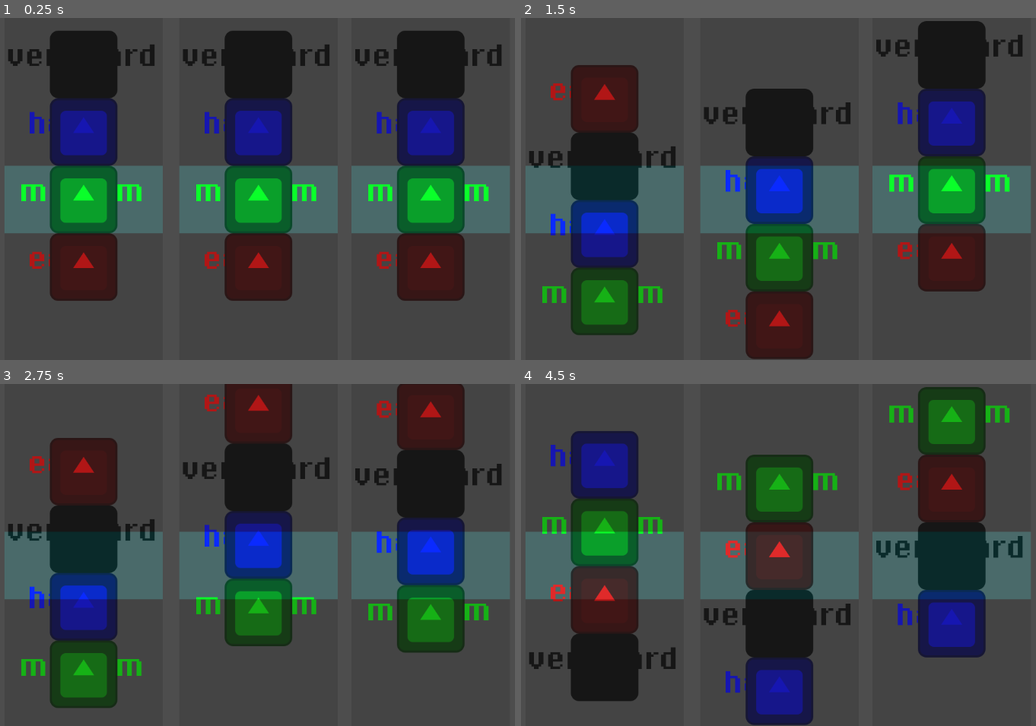
Above: before the commit, frames 1-4 (two rows, left to right).
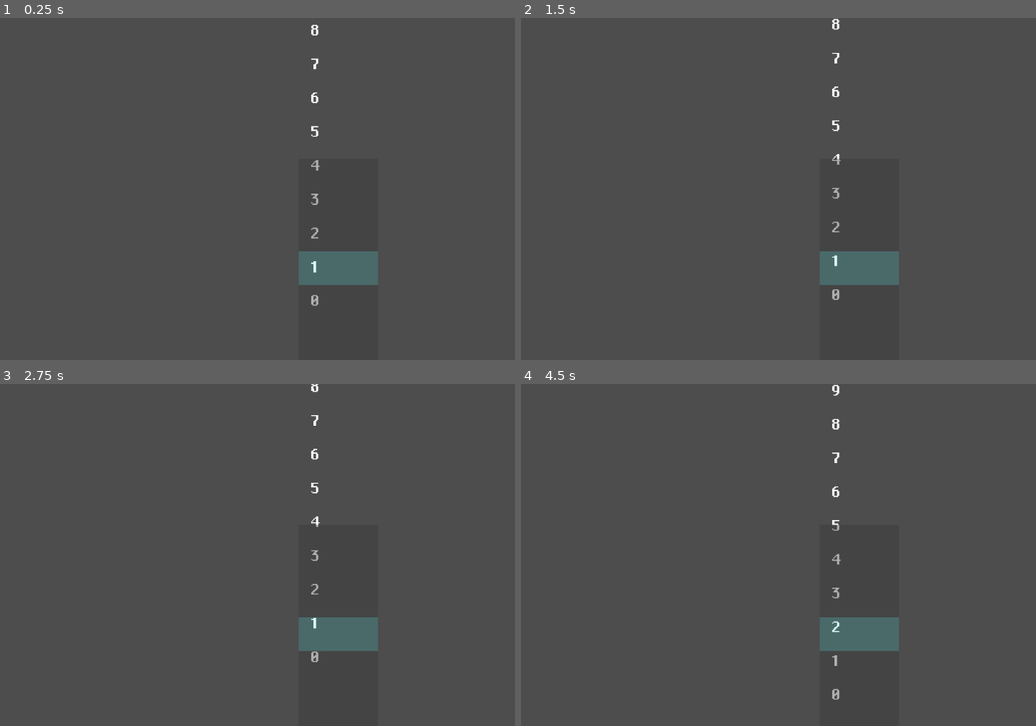
Above: after the commit, the same moments.

Repository: luiz734/slotgame
Game: Godot game, scene res://main.tscn
The game is run twice, just before and just after one commit, with the same random seed, the same clock (stepped at 60 frames per second) and the same inputs. The engine's default icon, where the game draws it, is replaced by a stand-in: a white triangle on a blue panel in a dark square.
Inputs:
- Up to frame 1 (0.25 s): no input
- Up to frame 2 (1.5 s): tap Enter at 0.5 s; tap Space (run) at 0.6, 1.35 s
- Up to frame 3 (2.75 s): tap Space (run) at 2.1 s
- Up to frame 4 (4.5 s): tap Space (run) at 2.85, 3.6, 4.35 s

The runs differ from the first frame. In frame 1, 45% of the frame differs, in the area x 0-99%, y 2-85%; in frame 2, 45%, in the area x 0-99%, y 0-100%; in frame 3, 45%; in frame 4, 45%.

Commit message:
Add wheel shuffle

Diff:
--- a/main.tscn
+++ b/main.tscn
@@ -6,4 +6,5 @@
 position = Vector2(16, 0)
 
 [node name="SlotMachine" parent="." instance=ExtResource("1_lyo8y")]
-position = Vector2(579, 344)
+position = Vector2(566, 474)
+scale = Vector2(0.5, 0.5)
--- a/slot_machine.tscn
+++ b/slot_machine.tscn
@@ -7,10 +7,5 @@
 script = ExtResource("1_jvnfs")
 
 [node name="Wheel" parent="." instance=ExtResource("1_ynmft")]
-position = Vector2(-333, 0)
-
-[node name="Wheel2" parent="." instance=ExtResource("1_ynmft")]
-position = Vector2(-2, 0)
-
-[node name="Wheel3" parent="." instance=ExtResource("1_ynmft")]
 position = Vector2(324, 0)
+values = Array[String](["0", "1", "2", "3", "4", "5", "6", "7", "8", "9"])
--- a/slot_tile.gd
+++ b/slot_tile.gd
@@ -3,6 +3,8 @@
 
 signal moved(tile)
 @onready var label: Label = $Label
+var target_position: Vector2
+
 
 func _ready():
     assert(label, "missing label reference")
--- a/slot_tile.tscn
+++ b/slot_tile.tscn
@@ -15,13 +15,14 @@
 anchor_right = 0.5
 anchor_bottom = 0.5
 offset_left = -102.0
-offset_top = -38.0
+offset_top = -26.0
 offset_right = 102.0
-offset_bottom = 38.0
+offset_bottom = 50.0
 grow_horizontal = 2
 grow_vertical = 2
 theme = ExtResource("2_mdkga")
 text = "empty"
 
 [node name="Sprite2D" type="Sprite2D" parent="."]
+visible = false
 texture = ExtResource("1_i0ihf")
--- a/wheel.gd
+++ b/wheel.gd
@@ -2,13 +2,11 @@
 signal wheel_stopped()
 
 @export var tile_prefab: PackedScene
-@export var n_tiles = 4
 @export var speed := 128
 @export var distance_before_reset := 300
 @export var impulse_distance_before_play = -50
 @export var vertical_separation = 20
 @export var sprite_size_y = 128
-
 @export var values: Array[String] = ["easy", "medium", "hard", "very hard"]
 
 enum State {spinning, stopped}
@@ -16,28 +14,23 @@
 var base_position_y = 0.0
 var _tiles: Array[Node]
 var tiles_moved = 2
+var n_tiles = -1
 
-var tiles_per_sec: float = 5
+var tiles_per_sec: float = 1
 var movement_duration: float = 1.0 / tiles_per_sec
 var tile_y_separation: float = 32.0
 
 func _ready():
+    test_swap_random_tiles()
     assert(tile_prefab, "missing tile prefab")
-    assert(len(values) == n_tiles, "len(values) should match n_tiles")
+    n_tiles = len(values)
+    #assert(len(values) == n_tiles, "len(values) should match n_tiles")
     state = State.stopped
     _setup_tiles_before_first_spin()
 
 
 func _process(delta):
     pass
-    #if Input.is_action_just_pressed("run"):
-        #if state == State.stopped:
-            #spin()
-            #state = State.spinning
-        #else:
-            #print(values[tiles_moved % n_tiles])
-            #wheel_stopped.emit(values[tiles_moved % n_tiles])
-            #state = State.stopped
 
 # debug only
 func D_get_color(i):
@@ -58,6 +51,7 @@
     var over_max_y = t.position.y > 128+128
     if over_max_y:
         t.position = Vector2(0, -sprite_size_y * (n_tiles - 2) - 50 + 128)
+        swap_random_tiles()
         tiles_moved += 1
     if state == State.spinning:
         t.move_by(Vector2(0, sprite_size_y), movement_duration)
@@ -72,9 +66,48 @@
         tile.set_label_text(values[i])
         add_child(tile)
         tile.moved.connect(_on_tile_moved)
+        tile.name = values[i]
         # debug only
-        tile.modulate = D_get_color(i)
-        tile.name = D_get_n(i)
+        #tile.modulate = D_get_color(i)
+        #tile.name = D_get_n(i)
+
+func get_current_tile_index() -> int:
+    return tiles_moved % n_tiles
+
+func test_swap_random_tiles():
+    return
+    print(get_swapable_indexes(4, 7), [3,2,1,0])
+    print(get_swapable_indexes(1, 7), [0,6,5,4])
+    assert(get_swapable_indexes(4, 7) == [3,2,1,0])
+    assert(get_swapable_indexes(1, 7) == [0,6,5,4])
+
+
+func get_swapable_indexes(before_index: int, n: int):
+    var swapable_indexes = []
+    var current_tile_index = get_current_tile_index()
+    var count = 0
+    var index = (current_tile_index - 2) % n_tiles
+    while count < n - 5:
+        index = index - 1
+        if index < 0:
+            index = n_tiles - 1
+        swapable_indexes.push_back(index)
+        count += 1
+    print(swapable_indexes)
+    return swapable_indexes
+
+
+func swap_random_tiles():
+    if n_tiles > 4:
+        var current_tile_index = get_current_tile_index()
+        var swapable = get_swapable_indexes(current_tile_index, n_tiles)
+        var index_a = swapable.pick_random()
+        var index_b = swapable.pick_random()
+        print(current_tile_index, values[index_a], values[index_b])
+        var a_pos = _tiles[index_a].position
+        _tiles[index_a].position = _tiles[index_b].position
+        _tiles[index_b].position = a_pos
+
 
 func stop():
     state = State.stopped
